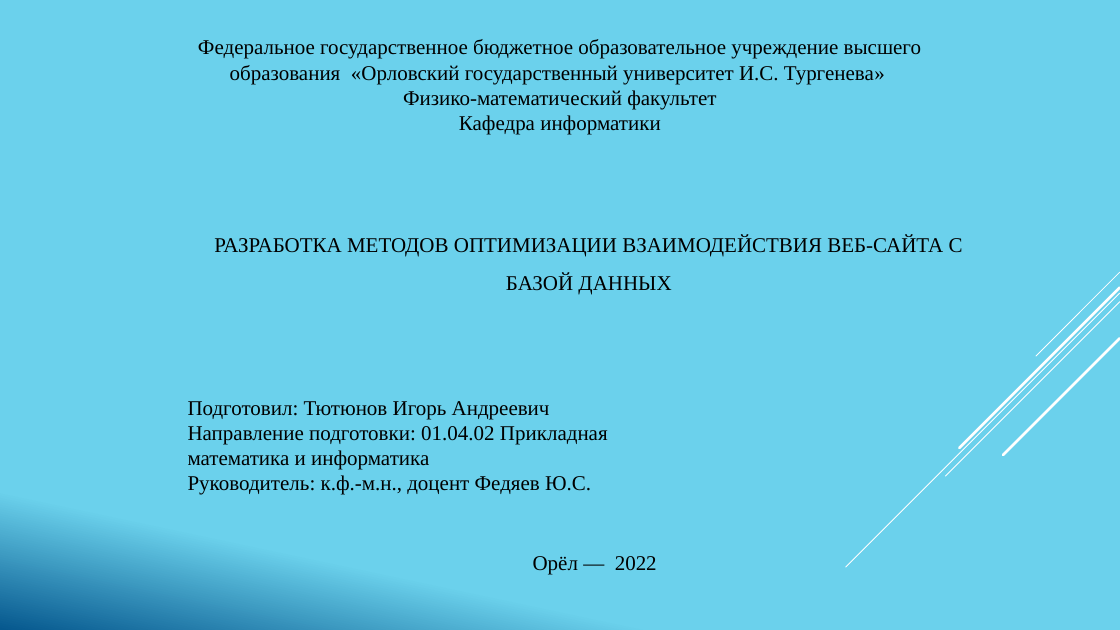
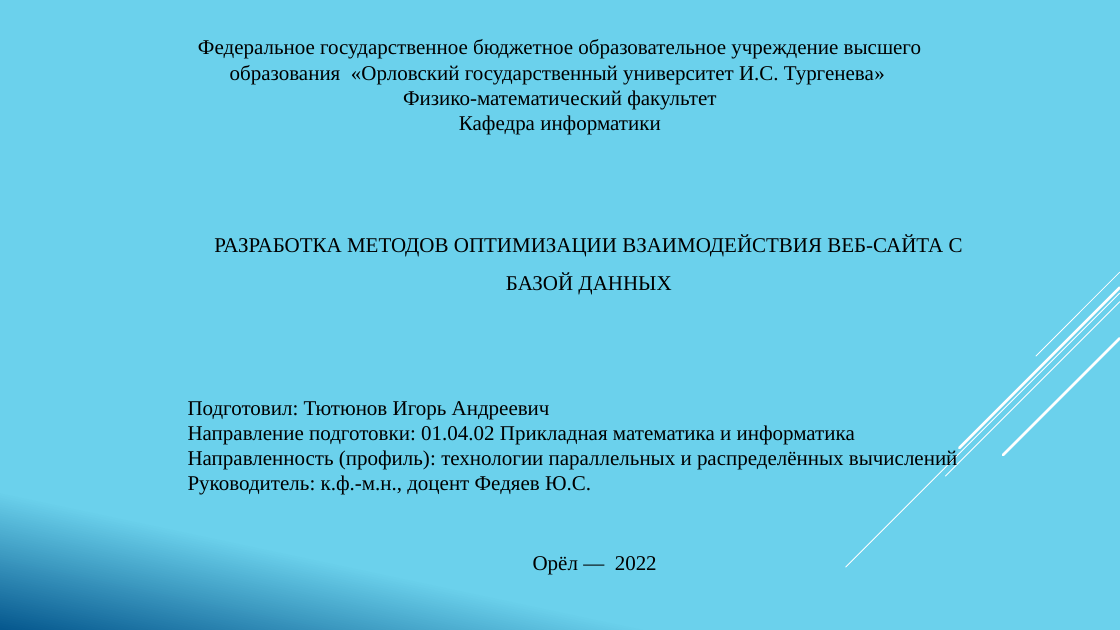
Before and after one commit to IgorTyutyunov/-, a slide deck: slide 1 of ВКР_5.pptx. Drawn at 1120x630 pixels with LibreOffice and Linux fonts; fonts in the diff are those of the drawing. Boxes give left, top, right and bottom in pixels: in the first picture for what was removed or moved away, otherwise in the second. Text is boxed around its words. In the diff, an @@ line names an element or a change of style, - is before the commit and + after.

```diff
--- a/ВКР_5.pptx
+++ b/ВКР_5.pptx
@@ text at (x1=188, y1=450, x2=958, y2=470): paragraph added @@
+Направленность (профиль): технологии параллельных и распределённых вычислений
```
Also in this commit, not shown: 5 other slides changed, 11 slides added, 10 slides removed, 1 other file.
